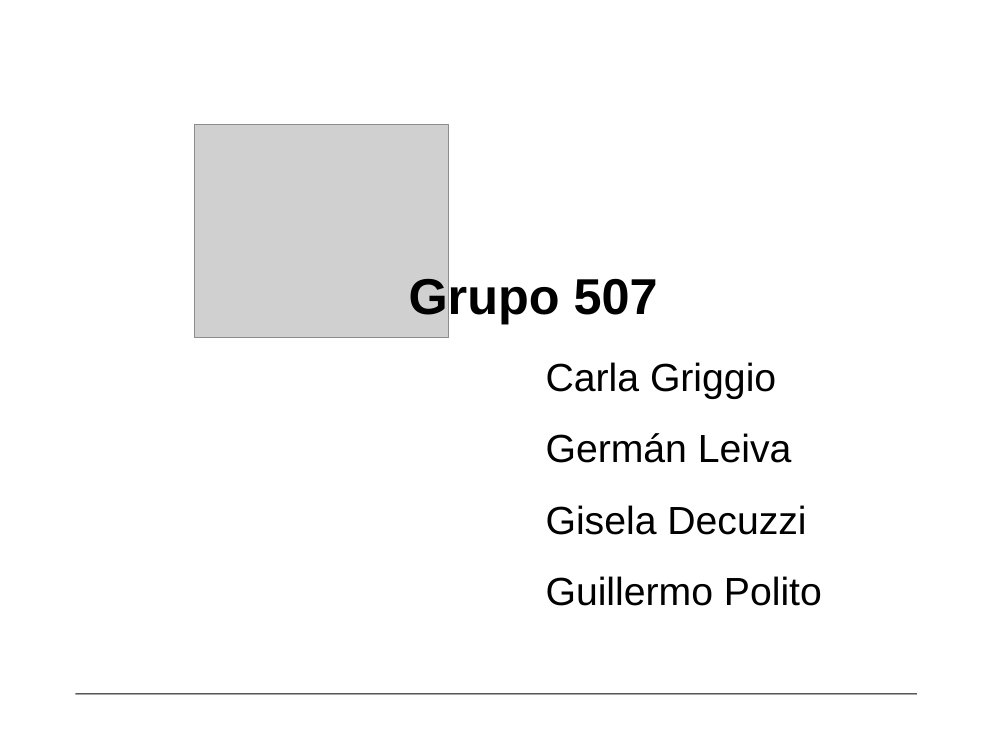
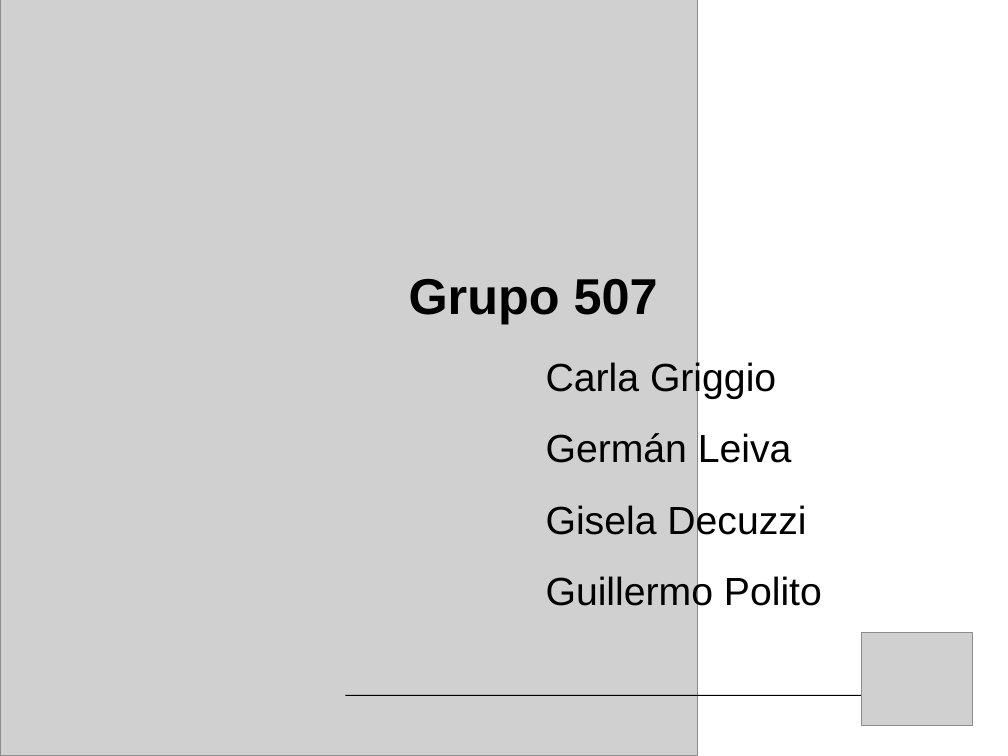
Before and after one commit to bossiernesto/objectbrowserpharo, a slide deck: slide 1 of docs/LOOP-demo-final.ppt. Drawn at 1008x756 pixels with LibreOffice and Linux fonts; fonts in the diff are those of the drawing; grey boxes stand for pictures. Boxes give left, top, right and bottom in pixels: in the first picture for what was removed or moved away, otherwise in the second. Text is boxed around its words. In the diff, an @@ line names an element or a change of style, - is before the commit and + after.

```diff
--- a/docs/LOOP-demo-final.ppt
+++ b/docs/LOOP-demo-final.ppt
@@ picture: place and size @@
-picture at [195,124,449,338]
+picture at [0,0,698,756]
@@ picture added at [861,632,972,726] @@
@@ line moved from (76, 694) - (917, 694) to (346, 696) - (901, 696) @@
```
Also in this commit, not shown: 7 other slides changed, 8 slides added.
